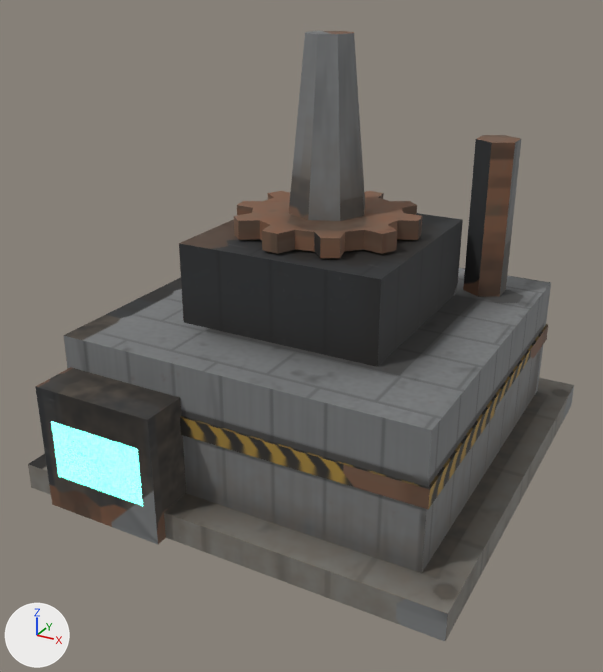
A saved change to the glTF model jogo/assets/modelos/maquinas/broca_minerio.glb.
Rendered twice from a camera (50 mm lens) standing at (1.57, -3.09, 2.08) and looking at (-0.02, -0.19, 0.63). The axes (+X, +Y, +Z) are drawn at lower left. The lights are the same throughout. The older version comes first. Where no turn or scale is listed for an object, it has been applied to the vertices. Vertices at exactly the same position are counted once.

Objects in the first picture: 'broca_minerio_corpo', 'broca_minerio_rotor'.
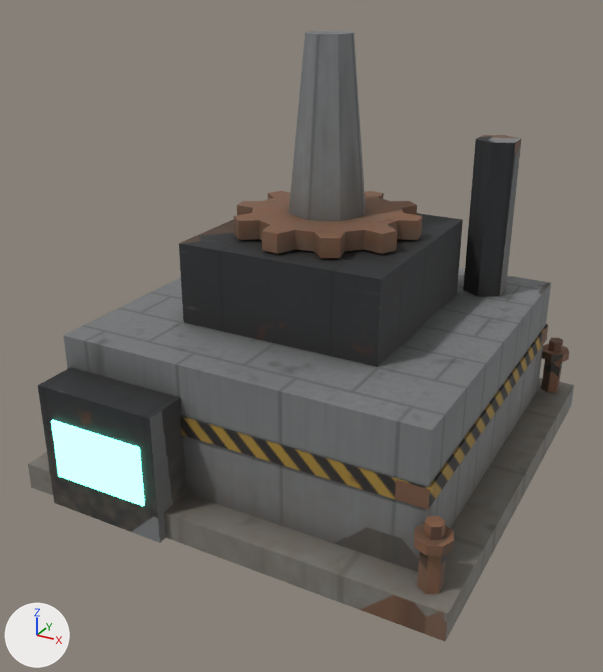
Scene script edits in JSON lines:
```json
{"block": "me_broca_minerio_corpo", "where": "# used by ob_broca_minerio_corpo; location = (0.0, 0.0, 0.0)"}
{"block": "me_broca_minerio_corpo", "where": "# verts and faces of me_broca_minerio_corpo; kept vertices keep their numbers, new ones are numbered from 60"}
{"block": "me_broca_minerio_corpo", "where": "# before: 16 (-0.22, -1.0, 0.0) at pixel (158, 544), 17 (-0.78, -1.0, 0.0) at pixel (52, 504), 32 (-0.78, -1.0, 0.56) at pixel (35, 386), 33 (-0.22, -1.0, 0.56) at pixel (147, 420)"}
{"op": "remove", "block": "me_broca_minerio_corpo", "code": "me_broca_minerio_corpo.from_pydata(...)  # 60 vertices, 92 faces; spans x -0.95..0.95, y -1.0..0.95, z 0.0..1.4"}
{"op": "add", "block": "me_broca_minerio_corpo", "code": "me_broca_minerio_corpo.from_pydata(...)  # 180 vertices, 296 faces; spans x -0.95..0.95, y -1.0..0.95, z 0.0..1.4"}
{"block": "me_broca_minerio_corpo", "change": "me_broca_minerio_corpo part 1: a new loose piece, a 6-sided cylinder along z spanning x 0.811..0.889, y -0.895..-0.805, z 0.12..0.3, in mat_broca_minerio_tex (picture img_broca_minerio_tex)"}
{"block": "me_broca_minerio_corpo", "change": "me_broca_minerio_corpo part 2: a new loose piece, a 6-sided cylinder along z spanning x 0.811..0.889, y 0.805..0.895, z 0.12..0.3, in mat_broca_minerio_tex (picture img_broca_minerio_tex)"}
{"block": "me_broca_minerio_corpo", "change": "me_broca_minerio_corpo part 3: a new loose piece, an 8-sided cylinder along z spanning x 0.78..0.92, y -0.92..-0.78, z 0.3..0.34, in mat_broca_minerio_tex (picture img_broca_minerio_tex)"}
{"block": "me_broca_minerio_corpo", "change": "me_broca_minerio_corpo part 4: a new loose piece, a 6-sided cylinder along z spanning x 0.82..0.88, y -0.885..-0.815, z 0.34..0.39, in mat_broca_minerio_tex (picture img_broca_minerio_tex)"}
{"block": "me_broca_minerio_corpo", "change": "me_broca_minerio_corpo part 5: a new loose piece, an 8-sided cylinder along z spanning x 0.78..0.92, y 0.78..0.92, z 0.3..0.34, in mat_broca_minerio_tex (picture img_broca_minerio_tex)"}
{"block": "me_broca_minerio_corpo", "change": "me_broca_minerio_corpo part 6: a new loose piece, a 6-sided cylinder along z spanning x 0.82..0.88, y 0.815..0.885, z 0.34..0.39, in mat_broca_minerio_tex (picture img_broca_minerio_tex)"}
{"block": "me_broca_minerio_corpo", "change": "me_broca_minerio_corpo part 7"}
{"op": "add", "block": "me_broca_minerio_corpo", "code": "for i in [16, 17, 32, 33]: verts[i] += (0.0, 0.01, 0.0)"}
{"block": "me_broca_minerio_corpo", "change": "me_broca_minerio_corpo part 8: 85 kept faces spanning x -0.95..0.95, y -1.0..0.95, z 0.0..1.4 get new texture (UV) coordinates"}
{"block": "me_broca_minerio_corpo", "change": "other edits to the shape of me_broca_minerio_corpo do not show in these pictures"}
```

What differs and where, as boxes (x1, y1, x2, y2) in the pictures (603 x 672 px; the box of a moved part takes in the faces that stretch with it):
```json
{"part": 1, "of": "me_broca_minerio_corpo", "change": "added", "after": [417, 552, 446, 594], "on screen": "brown"}
{"part": 2, "of": "me_broca_minerio_corpo", "change": "added", "after": [541, 360, 562, 392]}
{"part": 3, "of": "me_broca_minerio_corpo", "change": "added", "after": [414, 522, 454, 556], "on screen": "brown"}
{"part": 4, "of": "me_broca_minerio_corpo", "change": "added", "after": [424, 516, 446, 540], "on screen": "brown"}
{"part": 5, "of": "me_broca_minerio_corpo", "change": "added", "after": [542, 344, 569, 362]}
{"part": 6, "of": "me_broca_minerio_corpo", "change": "added", "after": [548, 338, 563, 352]}
{"part": 7, "of": "me_broca_minerio_corpo", "change": "moved or reshaped", "before": [35, 367, 186, 544], "after": [38, 367, 186, 543]}
{"part": 8, "of": "me_broca_minerio_corpo", "change": "surface changed", "before": [28, 135, 570, 641], "after": [28, 135, 570, 641]}
```
